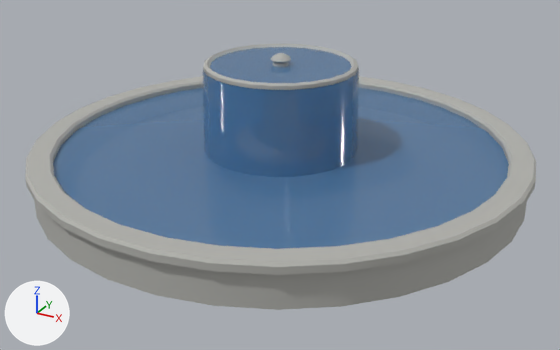
What one commit did to the Blender file arte/fuentes/plaza/fuente.blend.
Both versions are drawn from a 50 mm camera at (4.28, -7.81, 3.94) aimed at (0.13, -0.25, 0.16). The axes (+X, +Y, +Z) are drawn at lower left. The lights are the same throughout. The older version comes first.

The first picture shows 'fuente_piedra', 'pieza_agua'.
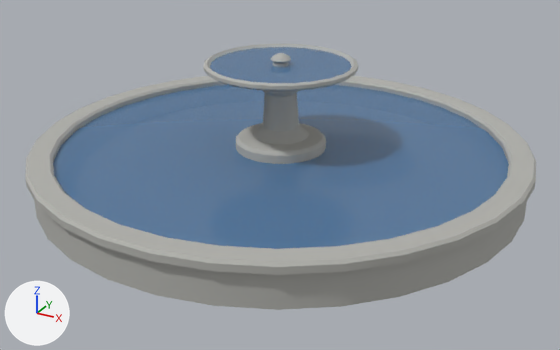
Location of each change, (x1, y1, x2, y2) in pixels of the pictures (560 x 350 px):
part 1 of me_pieza_agua, deleted
    before: (203, 68, 359, 177)

Diff of the bpy script that builds the scene:
```diff
--- a/arte/fuentes/plaza/fuente.blend.py
+++ b/arte/fuentes/plaza/fuente.blend.py
@@ me_pieza_agua @@
 # used by ob_pieza_agua; parent = ob_fuente; location = (0.0, 0.0, 0.0)
-me_pieza_agua.from_pydata(...)  # 104 vertices, 26 faces; spans x -2.71..2.71, y -2.71..2.71, z 0.4..1.46
+me_pieza_agua.from_pydata(...)  # 56 vertices, 2 faces; spans x -2.71..2.71, y -2.71..2.71, z 0.42..1.46
+# me_pieza_agua part 1: the loose piece of 48 vertices spanning x -0.93..0.93, y -0.93..0.93, z 0.4..1.43 is deleted
+# me_pieza_agua part 2: the surface is now shaded flat
 me_pieza_agua.materials.append(mat_m_agua)
```
